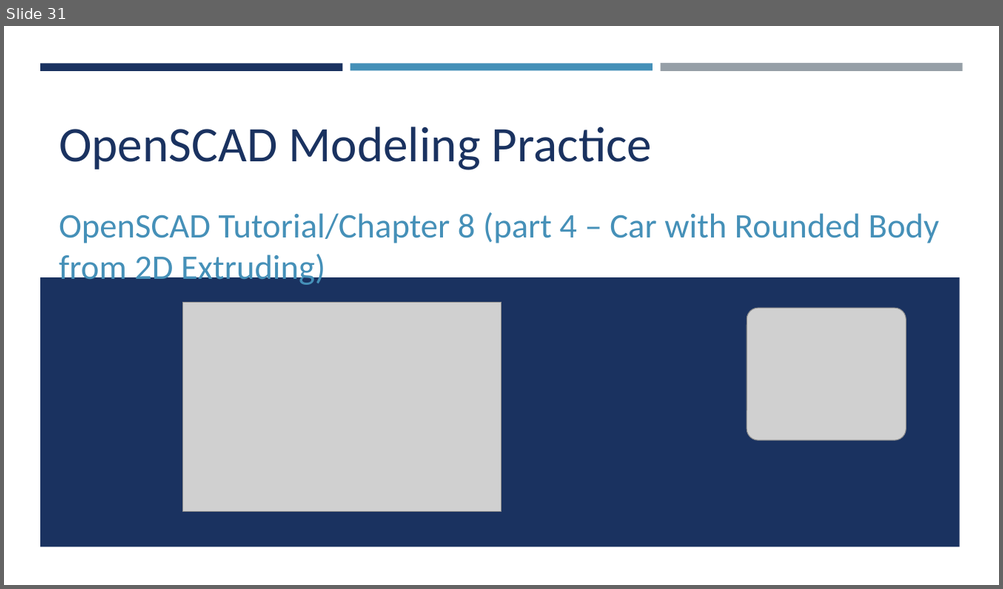
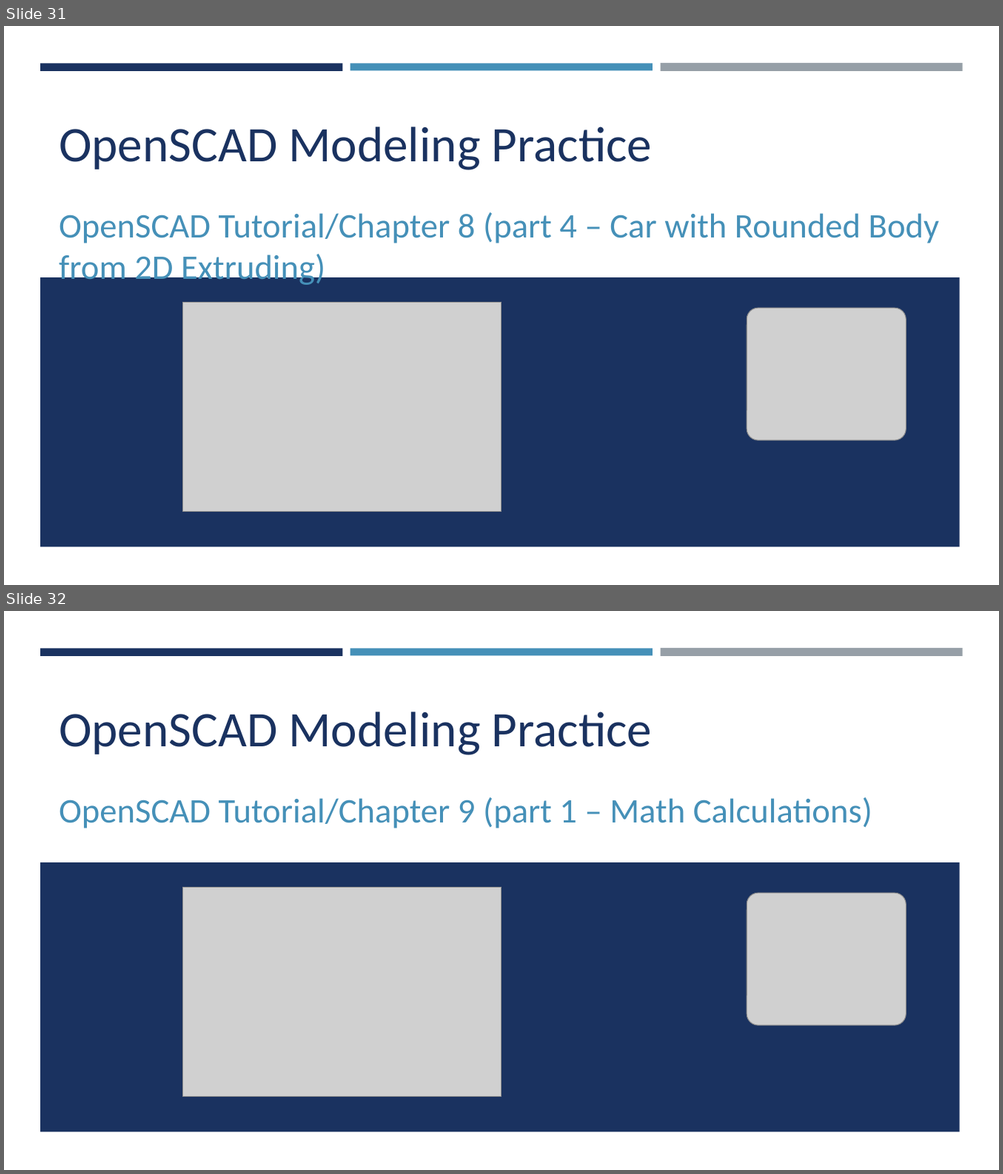
Before and after one commit to yasenstar/openscad, a slide deck: OpenSCAD.pptx. Shown one above the other, each under a label of ours: slide 31 before the commit, slides 31 and 32 after it. The pictures are 1003x589 and 1003x1174 pixels, drawn with LibreOffice and Linux fonts; fonts in the diff are those of the drawing; grey boxes stand for pictures. Boxes give left, top, right and bottom in pixels: in the first picture for what was removed or moved away, otherwise in the second. Text is boxed around its words. In the diff, an @@ line names an element or a change of style, - is before the commit and + after.

Commit message:
chapter9

```diff
--- a/OpenSCAD.pptx
+++ b/OpenSCAD.pptx
@@ slide 32 added at <box>4,611,999,1170</box>, background #FFFFFF; not listed: 4 template elements that a slide beside it also shows @@
@@ title added at <box>59,712,652,755</box>, 48 pt, text #1A3260 @@
+OpenSCAD Modeling Practice
@@ subtitle added at <box>59,797,872,829</box>, 33.3 pt, text #4590B8 @@
+OpenSCAD Tutorial/Chapter 9 (part 1 – Math Calculations)
@@ picture added at <box>182,887,502,1096</box> @@
@@ picture added at <box>746,893,905,1026</box> @@
```
Also in this commit, not shown: 4 other slides added, 8 other files.
